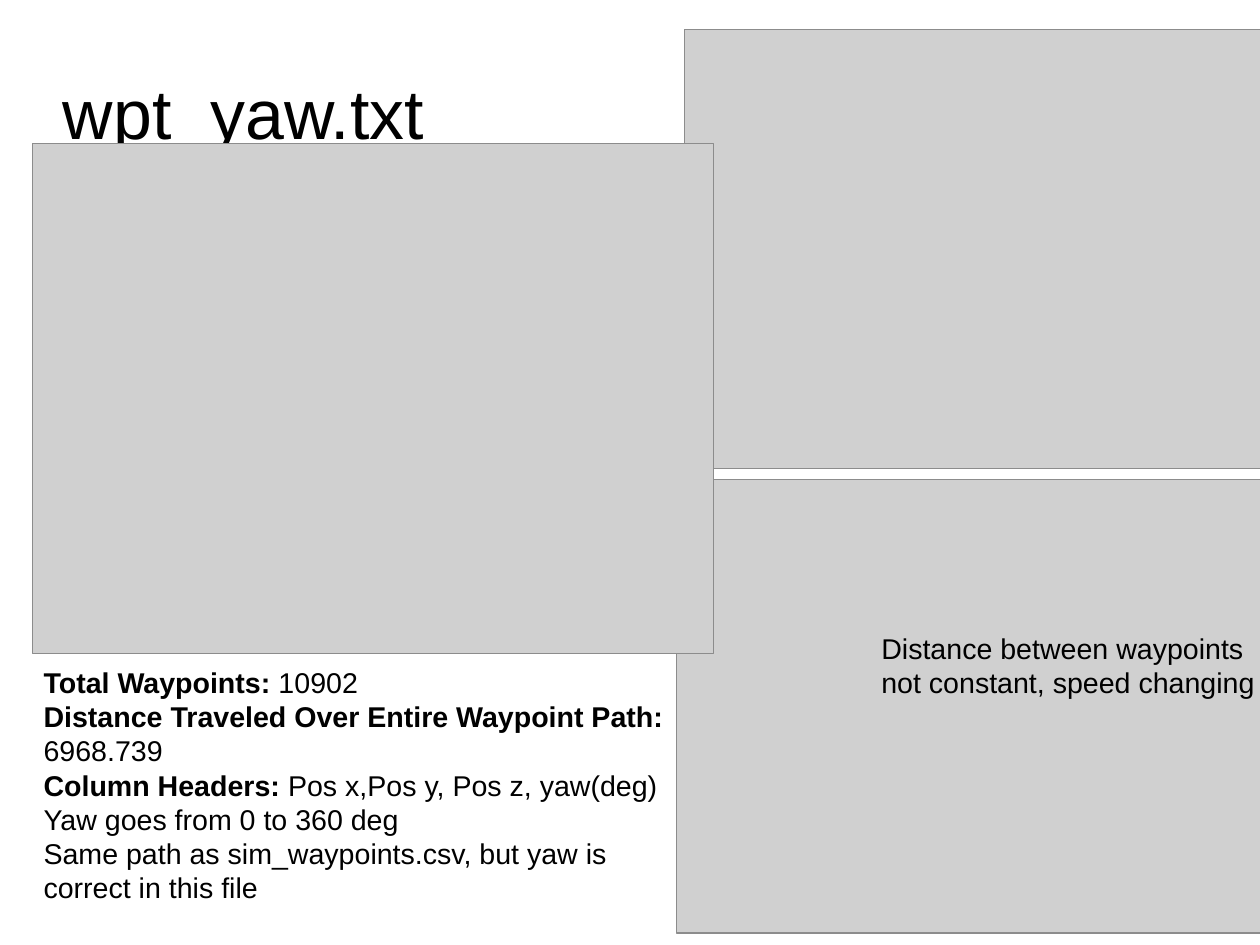
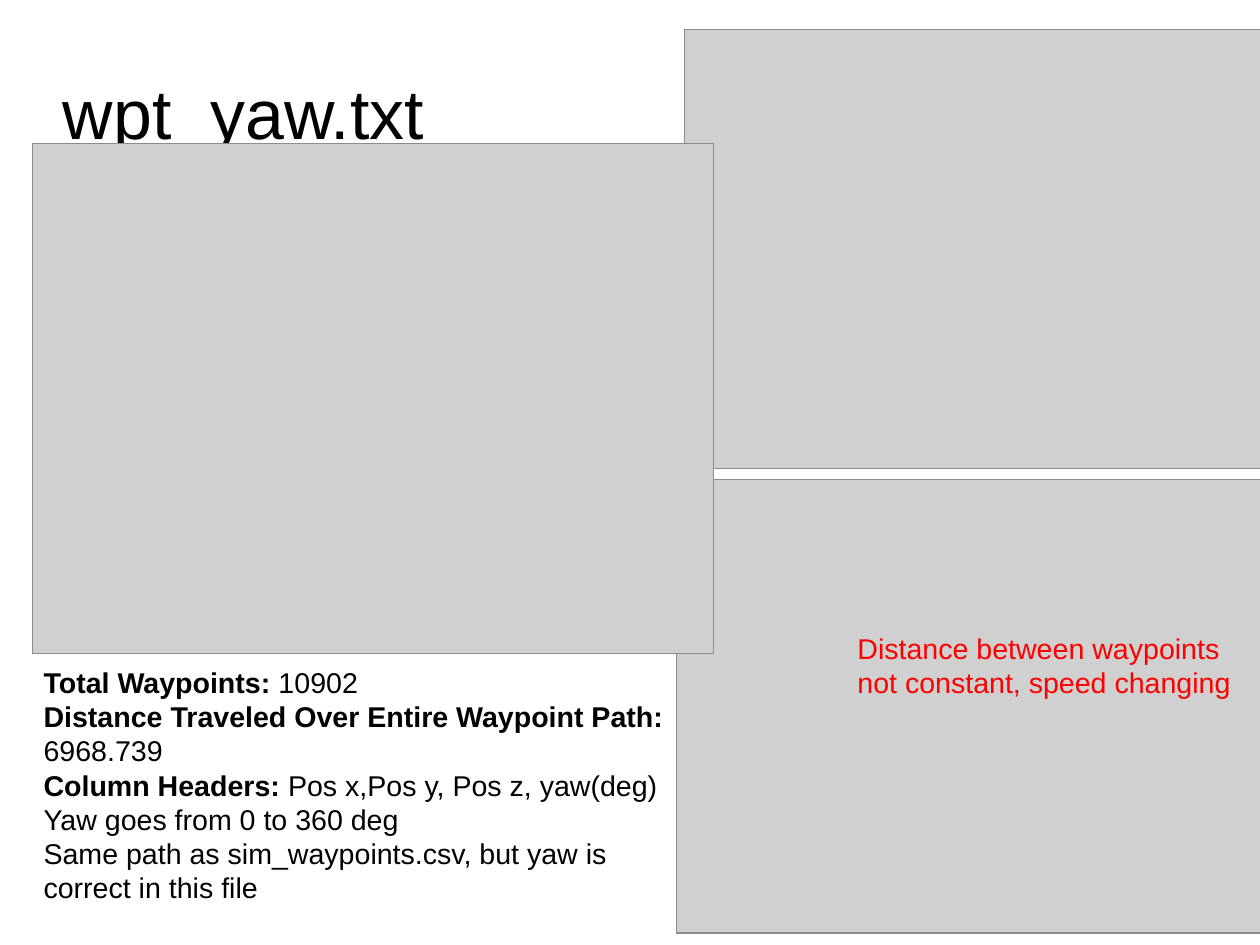
Before and after one commit to penggzhang/CarND-Capstone, a slide deck: slide 5 of documentation/Notes.pptx. Drawn at 1260x945 pixels with LibreOffice and Linux fonts; fonts in the diff are those of the drawing; grey boxes stand for pictures. Boxes give left, top, right and bottom in pixels: in the first picture for what was removed or moved away, otherwise in the second. Text is boxed around its words. In the diff, an @@ line names an element or a change of style, - is before the commit and + after.

```diff
--- a/documentation/Notes.pptx
+++ b/documentation/Notes.pptx
@@ text "Distance between waypoints": place and size @@
-text "Distance between waypoints" at box(881, 638, 1255, 699)
+text "Distance between waypoints" at box(857, 638, 1231, 699)
@@ text "Distance between waypoints" at box(857, 638, 1231, 699): text colour #000000 to #FF0000 @@
```
Also in this commit, not shown: 3 other slides changed, 1 slide removed, 1 other file.
